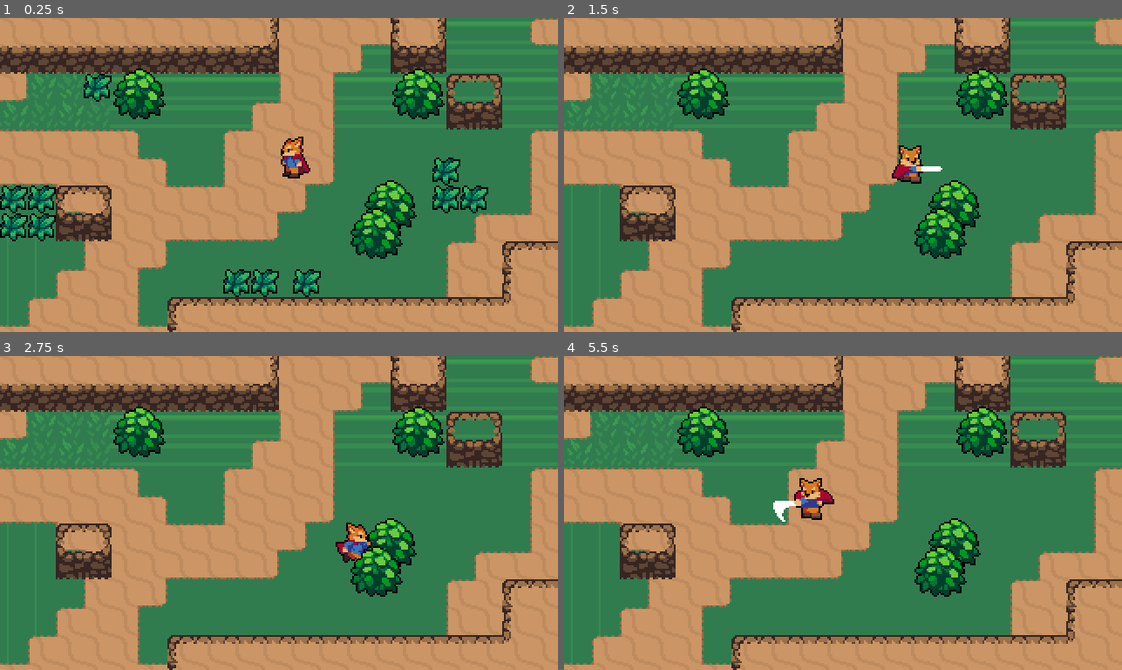
Above: before the commit, frames 1-4 (two rows, left to right).
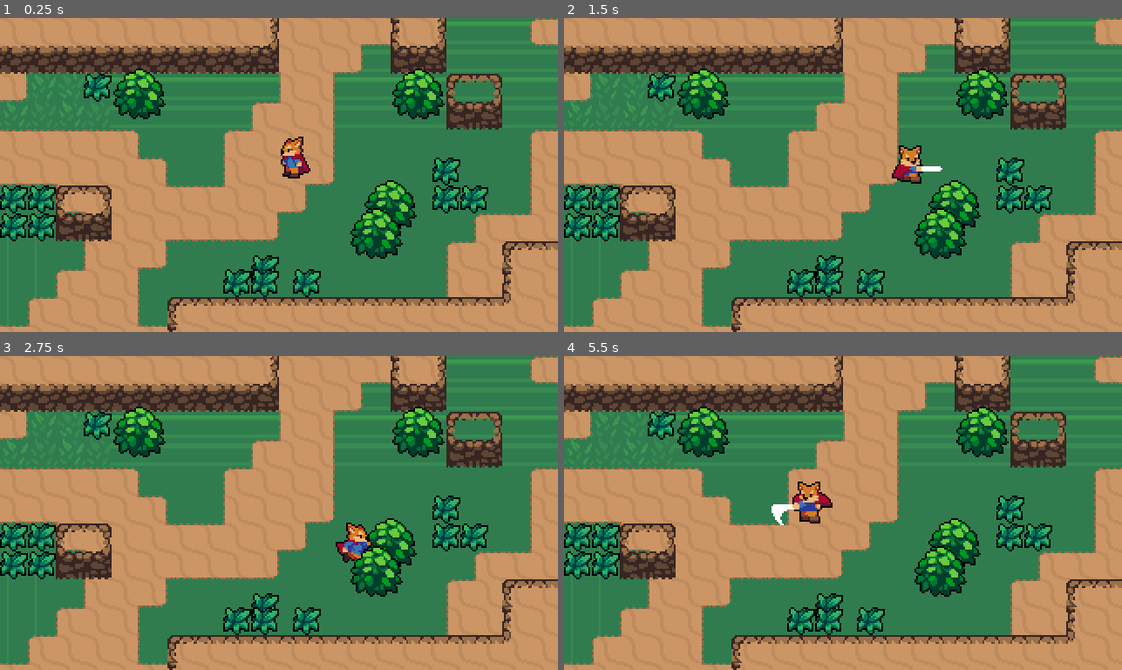
Above: after the commit, the same moments.

Repository: jniemibro/HeartBeast-Action-RPG-Tutorial
Game: Godot game, scene res://World.tscn
Same seed, same stepped clock (60 frames per second), same inputs: the game is played once before the commit and once after it.
Inputs (mouse positions are in pixels of both pictures, inside the frame that each line leads up to):
- Up to frame 1 (0.25 s): no input
- Up to frame 2 (1.5 s): tap Enter at 0.5 s; move the mouse to (965, 159) at 0.52 s; hold Right (ui_right) 0.53-1.28 s; click (965, 159) at 0.6 s; move the mouse to (731, 190) at 1.27 s; hold Down (ui_down) from 1.28 s (still down); click (731, 190) at 1.35 s
- Up to frame 3 (2.75 s): move the mouse to (334, 443) at 2.02 s; release Down (ui_down) at 2.03 s; hold Right (ui_right) from 2.03 s (still down); click (334, 443) at 2.1 s
- Up to frame 4 (5.5 s): move the mouse to (815, 575) at 2.77 s; release Right (ui_right) at 2.78 s; hold Up (ui_up) 2.78-3.53 s; click (815, 575) at 2.85 s; move the mouse to (1010, 560) at 3.52 s; hold Left (ui_left) 3.53-5.03 s; click (1010, 560) at 3.6 s; move the mouse to (675, 465) at 4.27 s; click (675, 465) at 4.35 s; move the mouse to (870, 513) at 5.02 s; hold Down (ui_down) from 5.03 s (still down); click (870, 513) at 5.1 s

The runs differ from the first frame. In frame 1, 0.2% of the frame differs, in the area x 45-50%, y 75-84%; in frame 2, 3.9%; in frame 3, 3.9%; in frame 4, 4.6%, in the area x 0-88%, y 17-89%.

Commit message:
Completed Part 11
-setup hit and hurtboxes for player and grasses, attacks now hit grasses
-added physics layers: world, player, playerhurtbox, enemyhurtbox
-trying input in _process and move_and_slide in _physics_process

Diff:
--- a/2D Action RPG Project/Scenes/Grass.tscn
+++ b/2D Action RPG Project/Scenes/Grass.tscn
@@ -1,7 +1,11 @@
-[gd_scene load_steps=3 format=2]
+[gd_scene load_steps=5 format=2]
 
 [ext_resource path="res://Action RPG Resources/World/Grass.png" type="Texture" id=1]
 [ext_resource path="res://Scripts/Grass.gd" type="Script" id=2]
+[ext_resource path="res://Scenes/Hurtbox.tscn" type="PackedScene" id=3]
+
+[sub_resource type="RectangleShape2D" id=1]
+extents = Vector2( 7.23571, 7.34662 )
 
 [node name="Grass" type="Node2D"]
 script = ExtResource( 2 )
@@ -10,3 +14,13 @@
 texture = ExtResource( 1 )
 centered = false
 offset = Vector2( -8, -8 )
+
+[node name="Hurtbox" parent="." instance=ExtResource( 3 )]
+collision_layer = 8
+
+[node name="CollisionShape2D" parent="Hurtbox" index="0"]
+position = Vector2( 8, 7.55046 )
+shape = SubResource( 1 )
+[connection signal="area_entered" from="Hurtbox" to="." method="_on_Hurtbox_area_entered"]
+
+[editable path="Hurtbox"]
--- /dev/null
+++ b/2D Action RPG Project/Scenes/Hitbox.tscn
@@ -0,0 +1,7 @@
+[gd_scene format=2]
+
+[node name="Hitbox" type="Area2D"]
+collision_layer = 0
+collision_mask = 0
+
+[node name="CollisionShape2D" type="CollisionShape2D" parent="."]
--- /dev/null
+++ b/2D Action RPG Project/Scenes/Hurtbox.tscn
@@ -0,0 +1,7 @@
+[gd_scene format=2]
+
+[node name="Hurtbox" type="Area2D"]
+collision_layer = 0
+collision_mask = 0
+
+[node name="CollisionShape2D" type="CollisionShape2D" parent="."]
--- a/2D Action RPG Project/Scenes/Player.tscn
+++ b/2D Action RPG Project/Scenes/Player.tscn
@@ -1,7 +1,8 @@
-[gd_scene load_steps=37 format=2]
+[gd_scene load_steps=39 format=2]
 
 [ext_resource path="res://Scripts/Player.gd" type="Script" id=1]
 [ext_resource path="res://Action RPG Resources/Player/Player.png" type="Texture" id=2]
+[ext_resource path="res://Scenes/Hitbox.tscn" type="PackedScene" id=3]
 
 [sub_resource type="CapsuleShape2D" id=1]
 radius = 4.0
@@ -36,6 +37,30 @@
 "method": "attack_anim_finished"
 } ]
 }
+tracks/2/type = "value"
+tracks/2/path = NodePath("HitboxPivot:rotation_degrees")
+tracks/2/interp = 1
+tracks/2/loop_wrap = true
+tracks/2/imported = false
+tracks/2/enabled = true
+tracks/2/keys = {
+"times": PoolRealArray( 0 ),
+"transitions": PoolRealArray( 1 ),
+"update": 0,
+"values": [ 90.0 ]
+}
+tracks/3/type = "value"
+tracks/3/path = NodePath("HitboxPivot/SwordHitbox/CollisionShape2D:disabled")
+tracks/3/interp = 1
+tracks/3/loop_wrap = true
+tracks/3/imported = false
+tracks/3/enabled = true
+tracks/3/keys = {
+"times": PoolRealArray( 0.1, 0.3 ),
+"transitions": PoolRealArray( 1, 1 ),
+"update": 1,
+"values": [ false, true ]
+}
 
 [sub_resource type="Animation" id=25]
 resource_name = "AttackLeft"
@@ -66,6 +91,30 @@
 "method": "attack_anim_finished"
 } ]
 }
+tracks/2/type = "value"
+tracks/2/path = NodePath("HitboxPivot:rotation_degrees")
+tracks/2/interp = 1
+tracks/2/loop_wrap = true
+tracks/2/imported = false
+tracks/2/enabled = true
+tracks/2/keys = {
+"times": PoolRealArray( 0 ),
+"transitions": PoolRealArray( 1 ),
+"update": 0,
+"values": [ 180.0 ]
+}
+tracks/3/type = "value"
+tracks/3/path = NodePath("HitboxPivot/SwordHitbox/CollisionShape2D:disabled")
+tracks/3/interp = 1
+tracks/3/loop_wrap = true
+tracks/3/imported = false
+tracks/3/enabled = true
+tracks/3/keys = {
+"times": PoolRealArray( 0.1, 0.3 ),
+"transitions": PoolRealArray( 1, 1 ),
+"update": 1,
+"values": [ false, true ]
+}
 
 [sub_resource type="Animation" id=26]
 resource_name = "AttackRight"
@@ -96,6 +145,30 @@
 "method": "attack_anim_finished"
 } ]
 }
+tracks/2/type = "value"
+tracks/2/path = NodePath("HitboxPivot:rotation_degrees")
+tracks/2/interp = 1
+tracks/2/loop_wrap = true
+tracks/2/imported = false
+tracks/2/enabled = true
+tracks/2/keys = {
+"times": PoolRealArray( 0 ),
+"transitions": PoolRealArray( 1 ),
+"update": 0,
+"values": [ 0.0 ]
+}
+tracks/3/type = "value"
+tracks/3/path = NodePath("HitboxPivot/SwordHitbox/CollisionShape2D:disabled")
+tracks/3/interp = 1
+tracks/3/loop_wrap = true
+tracks/3/imported = false
+tracks/3/enabled = true
+tracks/3/keys = {
+"times": PoolRealArray( 0.1, 0.3 ),
+"transitions": PoolRealArray( 1, 1 ),
+"update": 1,
+"values": [ false, true ]
+}
 
 [sub_resource type="Animation" id=27]
 resource_name = "AttackUp"
@@ -125,6 +198,30 @@
 "args": [  ],
 "method": "attack_anim_finished"
 } ]
+}
+tracks/2/type = "value"
+tracks/2/path = NodePath("HitboxPivot:rotation_degrees")
+tracks/2/interp = 1
+tracks/2/loop_wrap = true
+tracks/2/imported = false
+tracks/2/enabled = true
+tracks/2/keys = {
+"times": PoolRealArray( 0 ),
+"transitions": PoolRealArray( 1 ),
+"update": 0,
+"values": [ -90.0 ]
+}
+tracks/3/type = "value"
+tracks/3/path = NodePath("HitboxPivot/SwordHitbox/CollisionShape2D:disabled")
+tracks/3/interp = 1
+tracks/3/loop_wrap = true
+tracks/3/imported = false
+tracks/3/enabled = true
+tracks/3/keys = {
+"times": PoolRealArray( 0.1, 0.3 ),
+"transitions": PoolRealArray( 1, 1 ),
+"update": 1,
+"values": [ false, true ]
 }
 
 [sub_resource type="Animation" id=3]
@@ -348,7 +445,7 @@
 states/Attack/node = SubResource( 32 )
 states/Attack/position = Vector2( 184.75, 163.5 )
 states/Idle/node = SubResource( 15 )
-states/Idle/position = Vector2( 182.5, 85.25 )
+states/Idle/position = Vector2( 183.375, 84.875 )
 states/Run/node = SubResource( 20 )
 states/Run/position = Vector2( 353.5, 85 )
 transitions = [ "Idle", "Run", SubResource( 21 ), "Run", "Idle", SubResource( 22 ), "Idle", "Attack", SubResource( 33 ), "Attack", "Idle", SubResource( 34 ) ]
@@ -356,7 +453,11 @@
 
 [sub_resource type="AnimationNodeStateMachinePlayback" id=24]
 
+[sub_resource type="CapsuleShape2D" id=35]
+height = 12.0
+
 [node name="Player" type="KinematicBody2D"]
+collision_layer = 2
 script = ExtResource( 1 )
 __meta__ = {
 "_edit_group_": true
@@ -367,7 +468,7 @@
 position = Vector2( 0, -9 )
 texture = ExtResource( 2 )
 hframes = 60
-frame = 39
+frame = 12
 
 [node name="CollisionShape2D" type="CollisionShape2D" parent="."]
 rotation = -1.5708
@@ -394,3 +495,20 @@
 parameters/Attack/blend_position = Vector2( 0, 0 )
 parameters/Idle/blend_position = Vector2( 0, 0 )
 parameters/Run/blend_position = Vector2( 0, 0 )
+
+[node name="HitboxPivot" type="Position2D" parent="."]
+position = Vector2( 0, -4 )
+rotation = 1.5708
+__meta__ = {
+"_gizmo_extents_": 8.0
+}
+
+[node name="SwordHitbox" parent="HitboxPivot" instance=ExtResource( 3 )]
+position = Vector2( 15, 0 )
+collision_mask = 8
+
+[node name="CollisionShape2D" parent="HitboxPivot/SwordHitbox" index="0"]
+shape = SubResource( 35 )
+disabled = true
+
+[editable path="HitboxPivot/SwordHitbox"]
--- a/2D Action RPG Project/Scripts/Grass.gd
+++ b/2D Action RPG Project/Scripts/Grass.gd
@@ -1,11 +1,14 @@
 extends Node2D
 
-func _process(delta):
-	if Input.is_action_just_pressed("attack"):
-		var GrassEffectScene = load("res://Scenes/GrassEffect.tscn")
-		var grassEffectInstance = GrassEffectScene.instance()
-		#var world = get_tree().current_scene
-		#world.add_child(grassEffect)
-		get_parent().add_child(grassEffectInstance)
-		grassEffectInstance.global_position = global_position
-		queue_free()
+func create_grass_effect():
+	var GrassEffectScene = load("res://Scenes/GrassEffect.tscn")
+	var grassEffectInstance = GrassEffectScene.instance()
+	#var world = get_tree().current_scene
+	#world.add_child(grassEffect)
+	get_parent().add_child(grassEffectInstance)
+	grassEffectInstance.global_position = global_position
+
+
+func _on_Hurtbox_area_entered(area):
+	create_grass_effect()
+	queue_free()
--- a/2D Action RPG Project/Scripts/Player.gd
+++ b/2D Action RPG Project/Scripts/Player.gd
@@ -32,6 +32,10 @@
 			pass
 		ATTACK:
 			attack_state(delta)
+	# move_and_slide uses delta automatically
+	#velocity = move_and_slide(velocity)
+
+func _physics_process(_delta):
 	# move_and_slide uses delta automatically
 	velocity = move_and_slide(velocity)
 
--- a/2D Action RPG Project/World.tscn
+++ b/2D Action RPG Project/World.tscn
@@ -510,6 +510,7 @@
 [node name="DirtCliffTileMap" type="TileMap" parent="."]
 tile_set = SubResource( 50 )
 cell_size = Vector2( 32, 32 )
+collision_mask = 2147483648
 format = 1
 tile_data = PoolIntArray( -1, 0, 0, -65536, 0, 1, -65535, 0, 1, -65534, 0, 1, -65533, 0, 1, -65532, 0, 2, -65529, 0, 4, …(692 unchanged characters)…
 
@@ -564,5 +565,8 @@
 [node name="Grass10" parent="YSort/Grass" instance=ExtResource( 6 )]
 position = Vector2( 144, 144 )
 
+[node name="Grass12" parent="YSort/Grass" instance=ExtResource( 6 )]
+position = Vector2( 144, 136 )
+
 [node name="Grass11" parent="YSort/Grass" instance=ExtResource( 6 )]
 position = Vector2( 168, 144 )
--- a/2D Action RPG Project/project.godot
+++ b/2D Action RPG Project/project.godot
@@ -89,6 +89,13 @@
  ]
 }
 
+[layer_names]
+
+2d_physics/layer_1="World"
+2d_physics/layer_2="Player"
+2d_physics/layer_3="PlayerHurtbox"
+2d_physics/layer_4="EnemyHurtbox"
+
 [rendering]
 
 environment/default_environment="res://default_env.tres"
